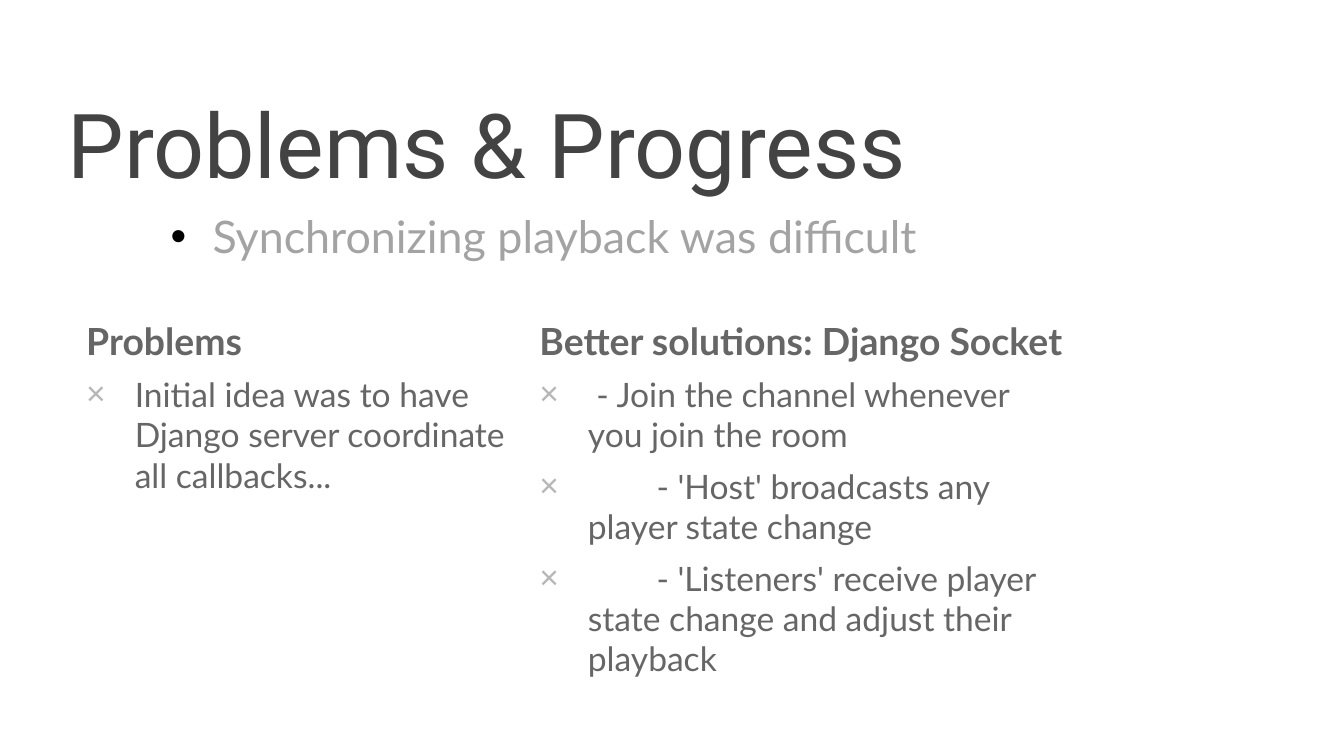
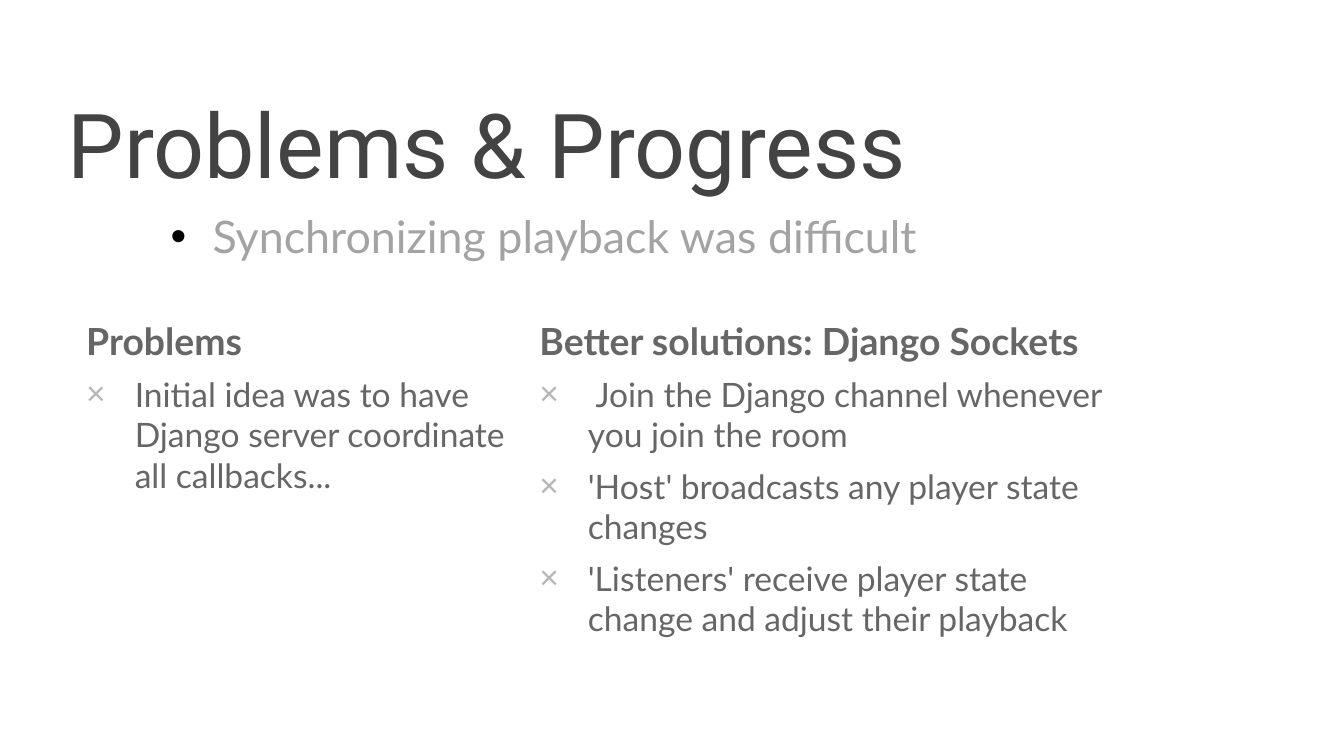
Before and after one commit to nkjack/17437-hot-pot-music-share, a slide deck: slide 7 of sprint-presentations/1119_WebApp_presentation.pptx. Drawn at 1344x756 pixels with LibreOffice and Linux fonts; fonts in the diff are those of the drawing; background and template pictures are left out. Boxes give left, top, right and bottom in pixels: in the first picture for what was removed or moved away, otherwise in the second. Text is boxed around its words. In the diff, an @@ line names an element or a change of style, - is before the commit and + after.

Commit message:
Minor rewording and typo corrections :)

```diff
--- a/sprint-presentations/1119_WebApp_presentation.pptx
+++ b/sprint-presentations/1119_WebApp_presentation.pptx
@@ text at <box>539,327,1103,637</box>: text changed @@
-Better solutions: Django Socket
-× - Join the channel whenever you join the room
-× - 'Host' broadcasts any player state change
-× - 'Listeners' receive player state change and adjust their playback
+Better solutions: Django Sockets
+× Join the Django channel whenever you join the room
+× 'Host' broadcasts any player state changes
+× 'Listeners' receive player state change and adjust their playback
```
Also in this commit, not shown: 7 other slides changed.
